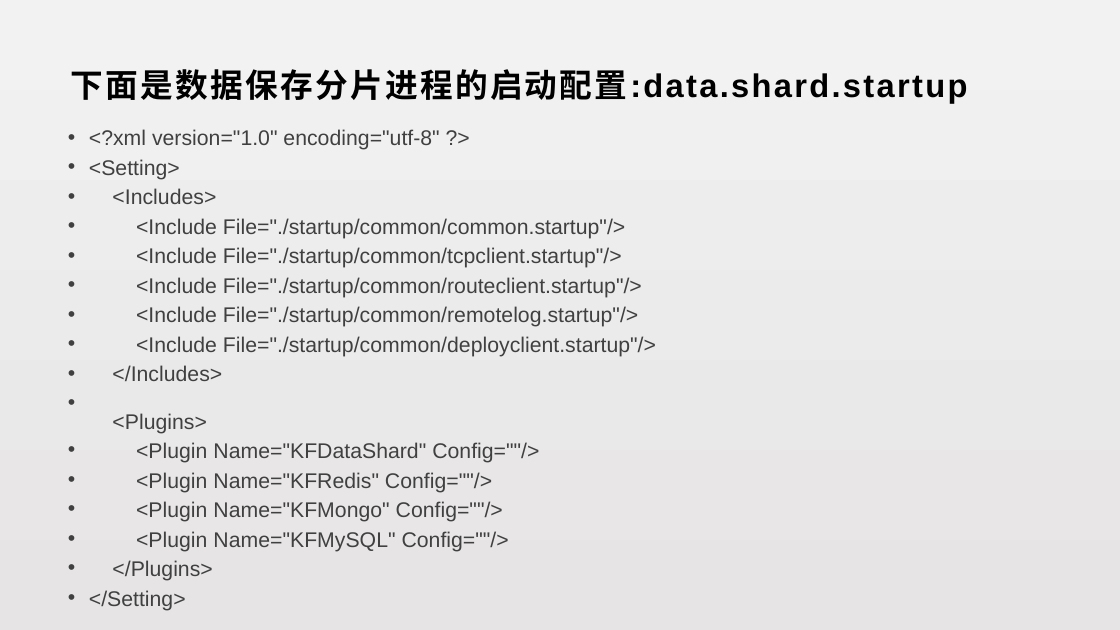
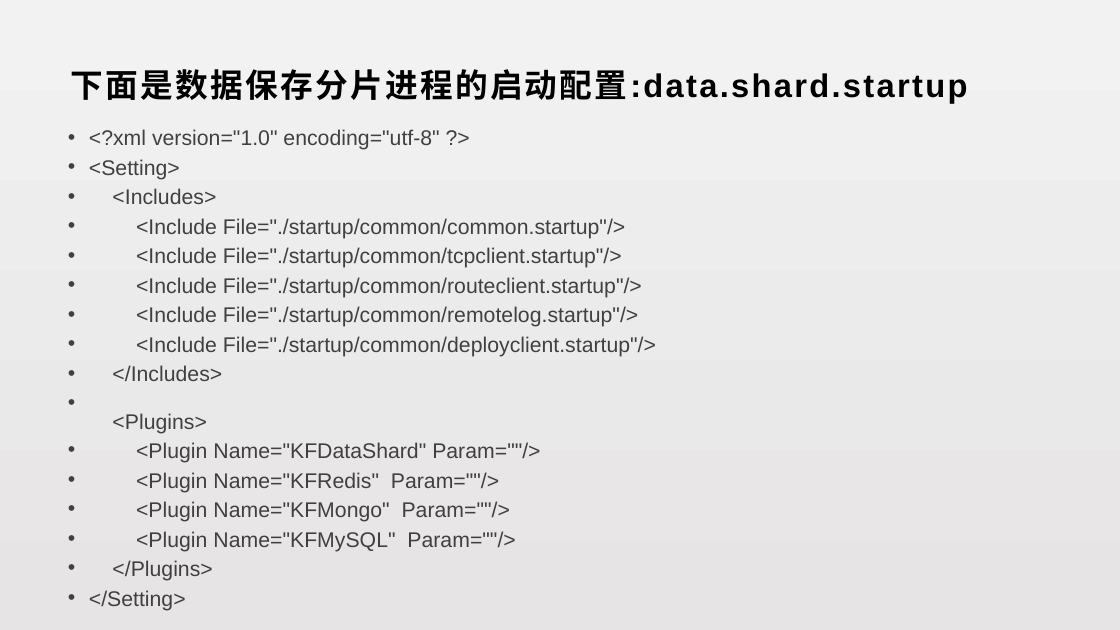
Before and after one commit to lori227/KFrame, a slide deck: slide 10 of _doc/KFrame.pptx. Drawn at 1120x630 pixels with LibreOffice and Linux fonts; fonts in the diff are those of the drawing. Boxes give left, top, right and bottom in pixels: in the first picture for what was removed or moved away, otherwise in the second. Text is boxed around its words. In the diff, an @@ line names an element or a change of style, - is before the commit and + after.

```diff
--- a/_doc/KFrame.pptx
+++ b/_doc/KFrame.pptx
@@ text at [136, 442, 540, 552]: text changed @@
-• <Plugin Name="KFDataShard" Config=""/>
-• <Plugin Name="KFRedis" Config=""/>
-• <Plugin Name="KFMongo" Config=""/>
-• <Plugin Name="KFMySQL" Config=""/>
+• <Plugin Name="KFDataShard" Param=""/>
+• <Plugin Name="KFRedis" Param=""/>
+• <Plugin Name="KFMongo" Param=""/>
+• <Plugin Name="KFMySQL" Param=""/>
```
Also in this commit, not shown: 1 other slide changed, 26 other files.
